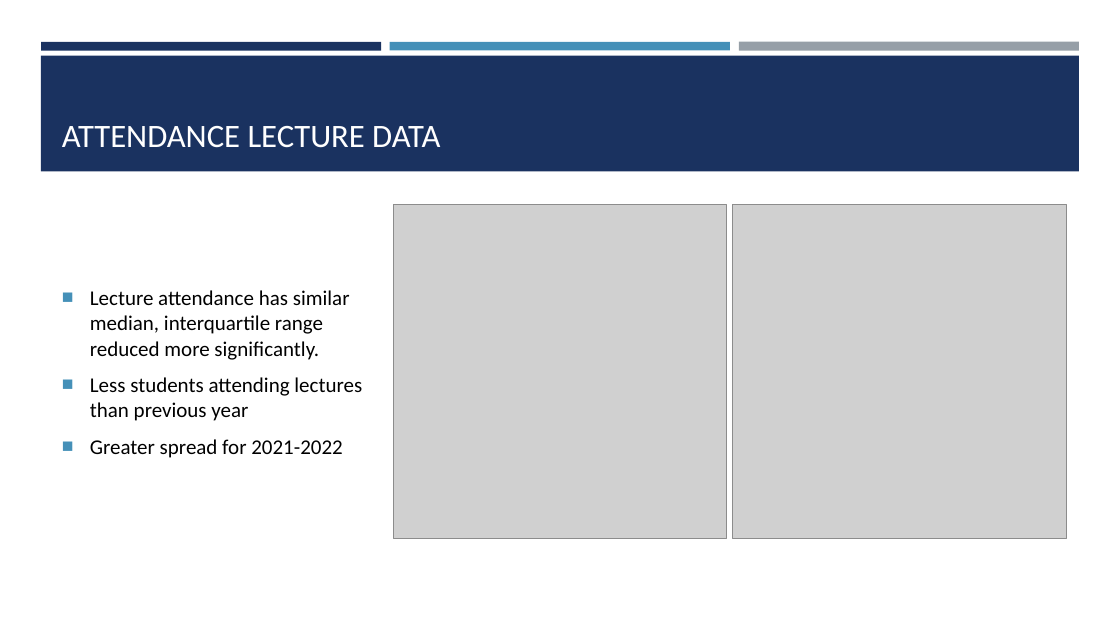
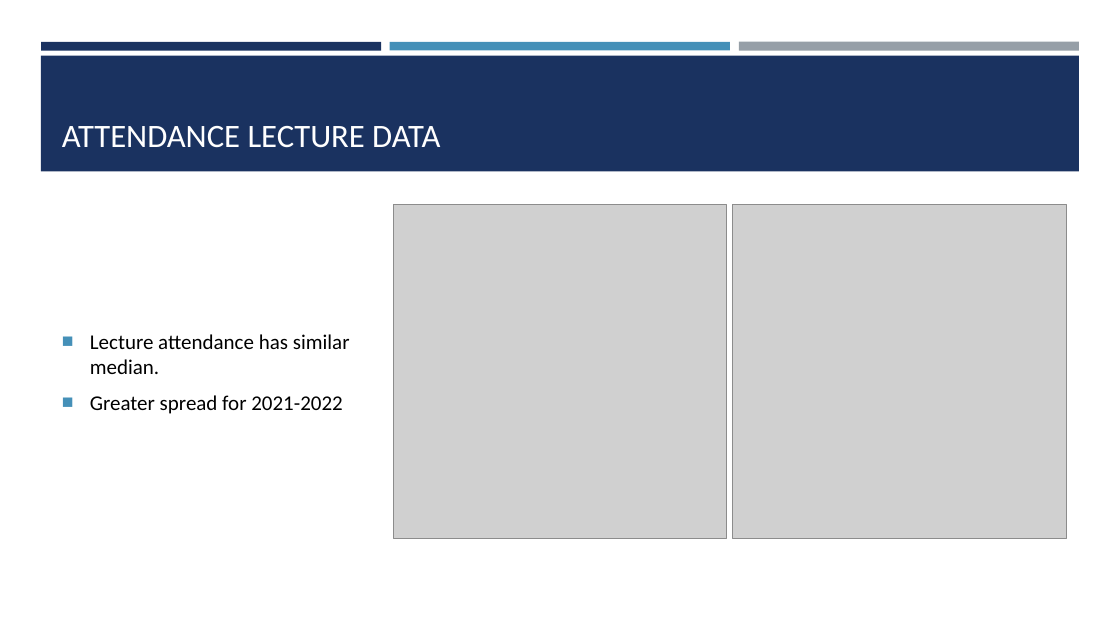
Before and after one commit to ChrisAcornleyPhD/CAP512Data, a slide deck: slide 20 of scripts/CAP512.pptx. Drawn at 1120x630 pixels with LibreOffice and Linux fonts; fonts in the diff are those of the drawing; grey boxes stand for pictures. Boxes give left, top, right and bottom in pixels: in the first picture for what was removed or moved away, otherwise in the second. Text is boxed around its words. In the diff, an @@ line names an element or a change of style, - is before the commit and + after.

```diff
--- a/scripts/CAP512.pptx
+++ b/scripts/CAP512.pptx
@@ text at [90, 334, 350, 374]: text changed @@
-■ Lecture attendance has similar median, interquartile range reduced more significantly.
-■ Less students attending lectures than previous year
+■ Lecture attendance has similar median.
```
Also in this commit, not shown: 12 other slides changed, 6 slides added, 2 slides removed, 22 other files.
